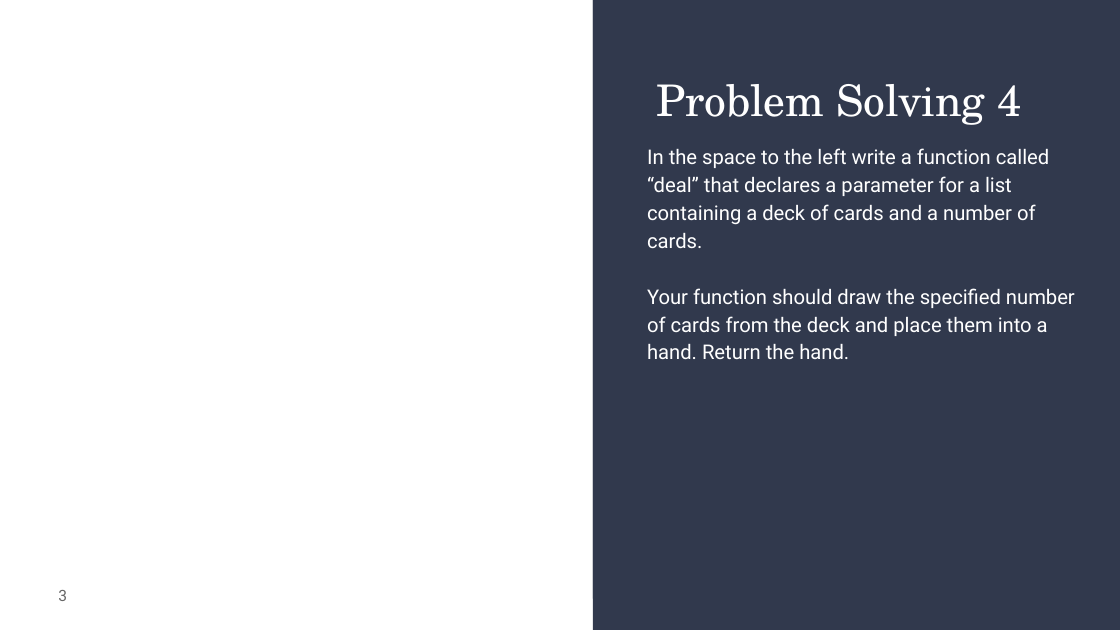
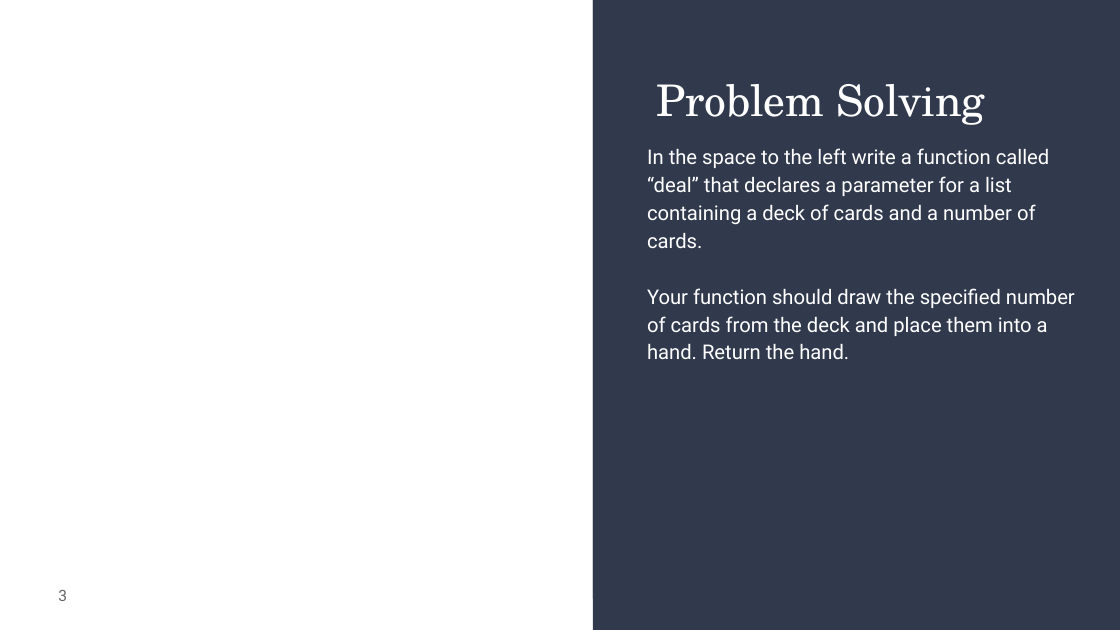
Before and after one commit to kxkcad/unit1-activities, a slide deck: slide 3 of 8.1PSS_ Tuples_Lists.pptx. Drawn at 1120x630 pixels with LibreOffice and Linux fonts; fonts in the diff are those of the drawing. Boxes give left, top, right and bottom in pixels: in the first picture for what was removed or moved away, otherwise in the second. Text is boxed around its words. In the diff, an @@ line names an element or a change of style, - is before the commit and + after.

```diff
--- a/8.1PSS_ Tuples_Lists.pptx
+++ b/8.1PSS_ Tuples_Lists.pptx
@@ title at (656,84,985,125): text changed @@
-Problem Solving 4
+Problem Solving
```
